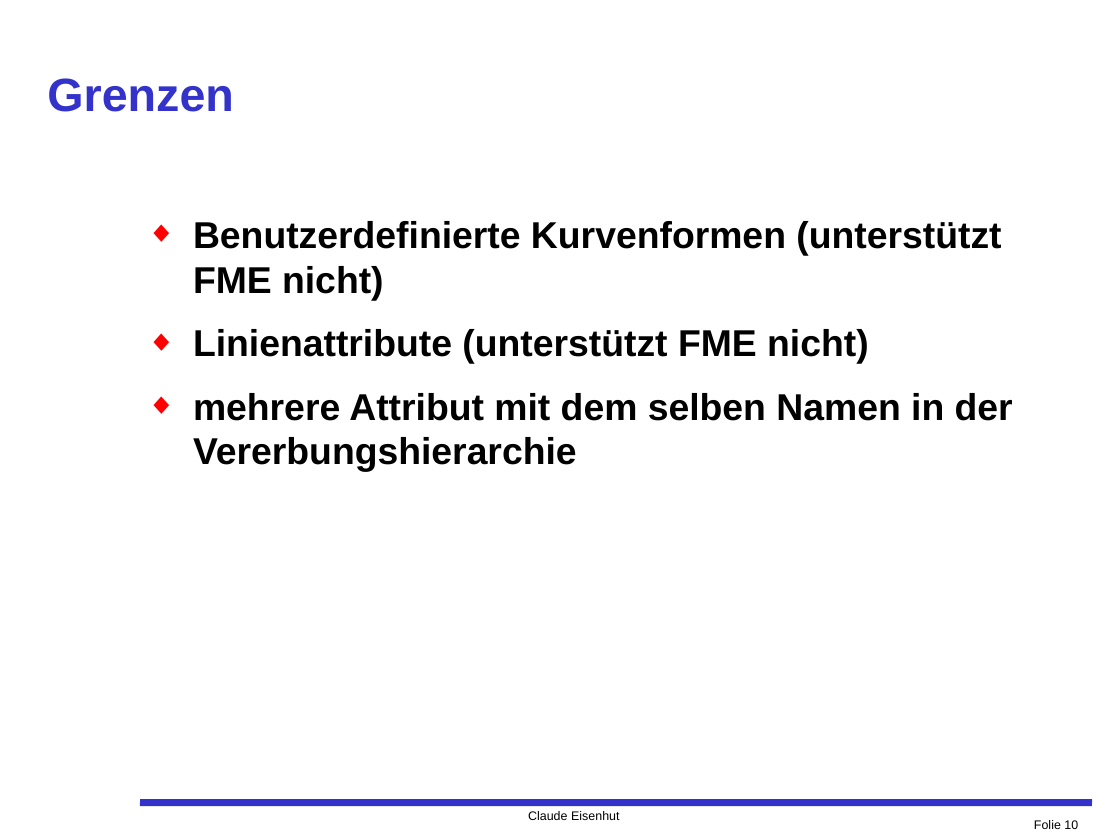
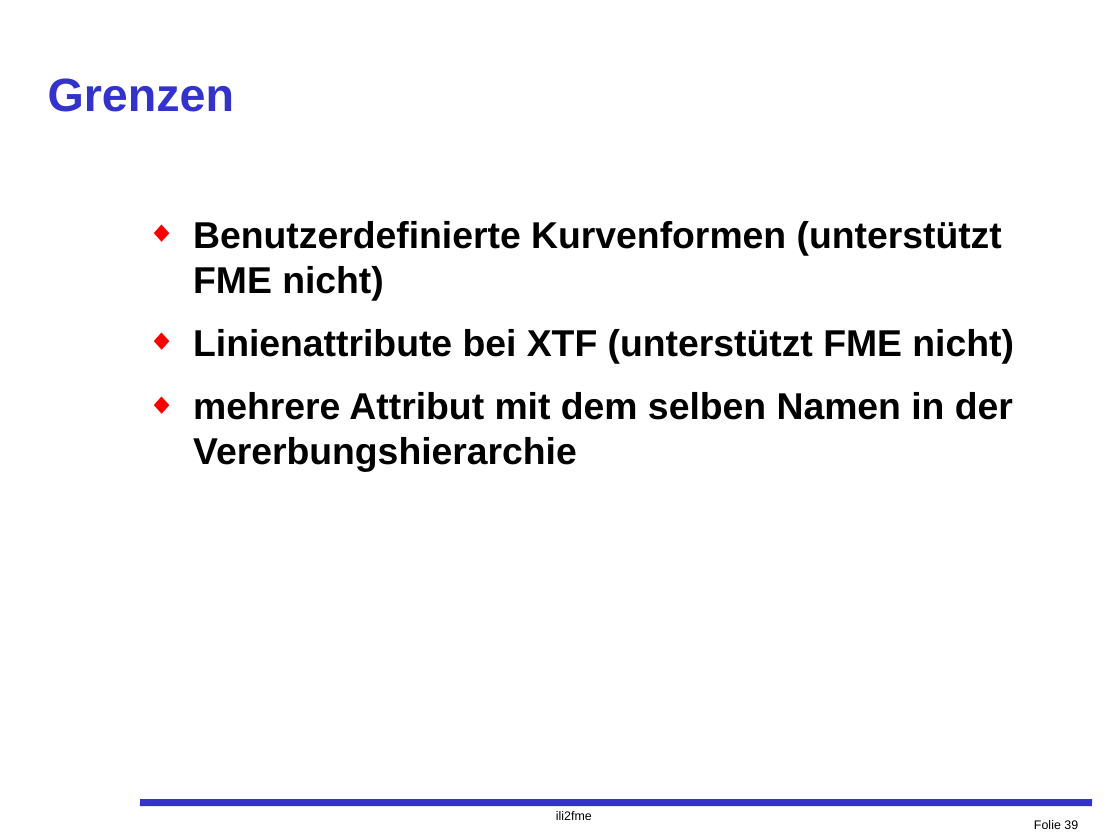
Before and after one commit to claeis/ili2fme, a slide deck: slide 39 of docs/usr/FME-Modul.ppt (slide 10 before the commit). Drawn at 1120x840 pixels with LibreOffice and Linux fonts; fonts in the diff are those of the drawing. Boxes give left, top, right and bottom in pixels: in the first picture for what was removed or moved away, otherwise in the second. Text is boxed around its words. In the diff, an @@ line names an element or a change of style, - is before the commit and + after.

```diff
--- a/docs/usr/FME-Modul.ppt
+++ b/docs/usr/FME-Modul.ppt
@@ text at box(193, 329, 1014, 364): text changed @@
-◆ Linienattribute (unterstützt FME nicht)
+◆ Linienattribute bei XTF (unterstützt FME nicht)
@@ text at box(556, 811, 592, 820): text changed @@
-Claude Eisenhut
+ili2fme
@@ page number at box(1034, 820, 1078, 829): text changed @@
-Folie 10
+Folie 39
```
Also in this commit, not shown: 10 other slides changed, 30 slides added, 1 slide removed, 2 other files.
